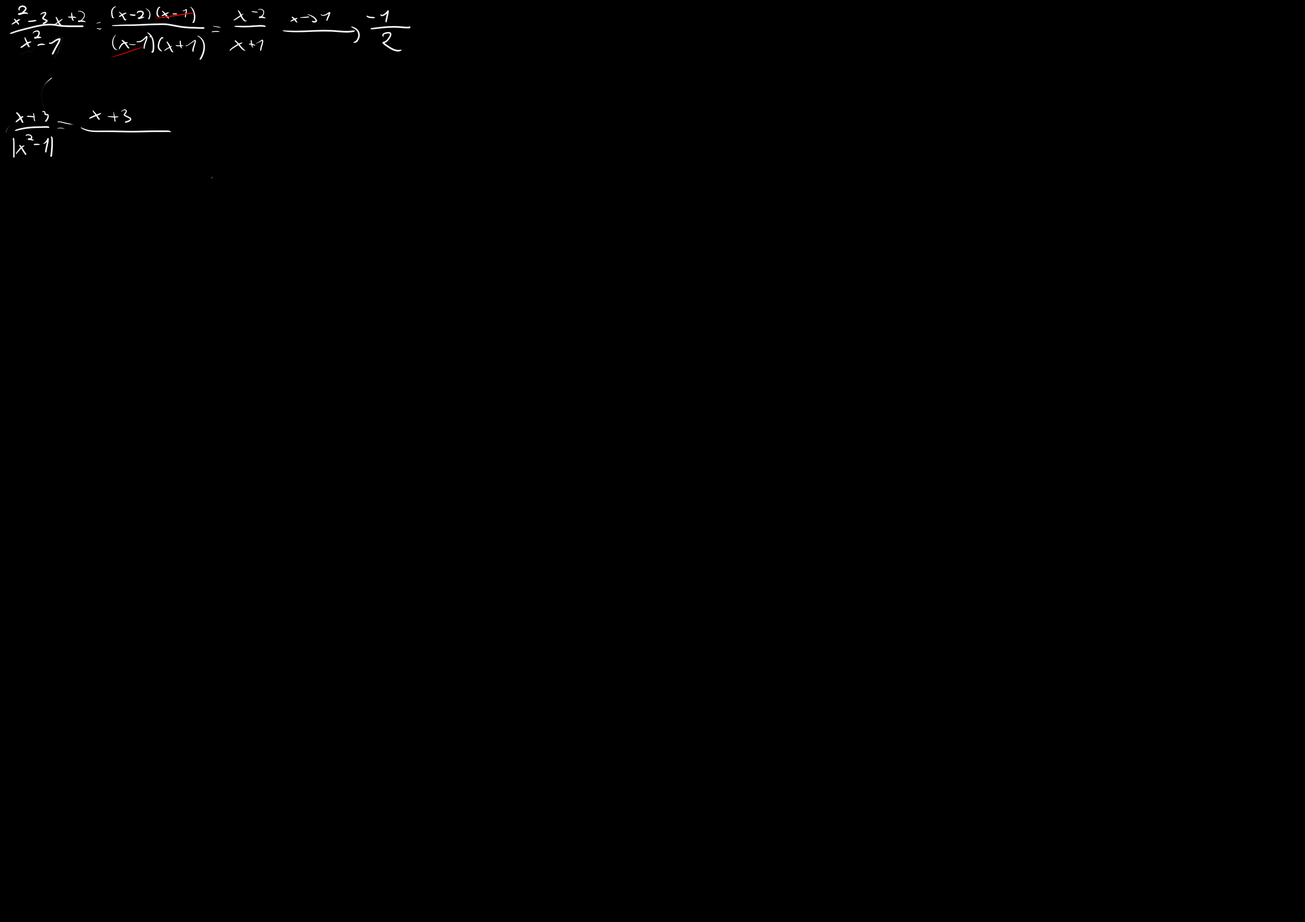
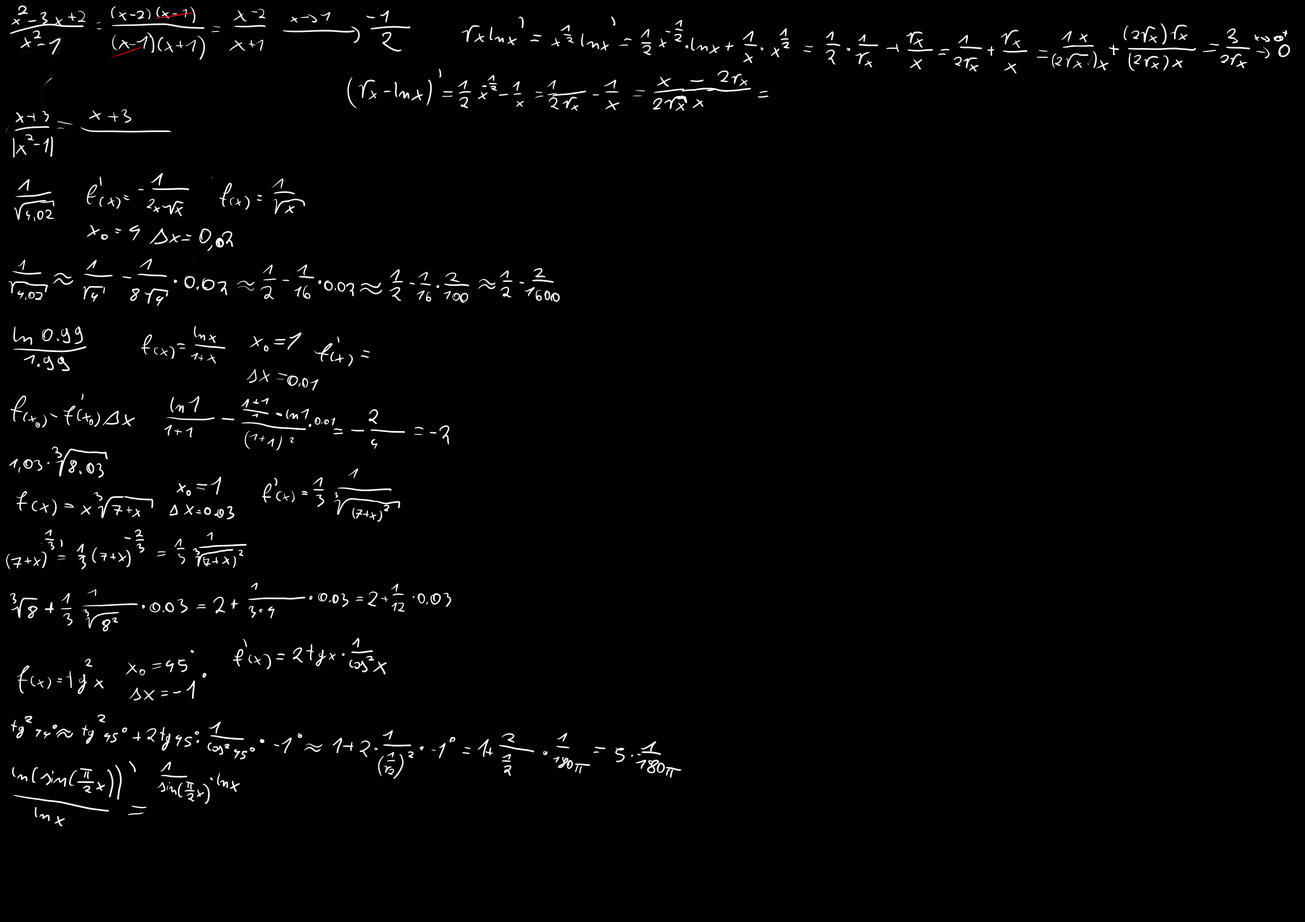
Two versions of the same layered image (1305 x 922). Layer-by-layer changes:
painted on "Paint Layer 1" over [left=5, top=16, right=1290, bottom=827]
